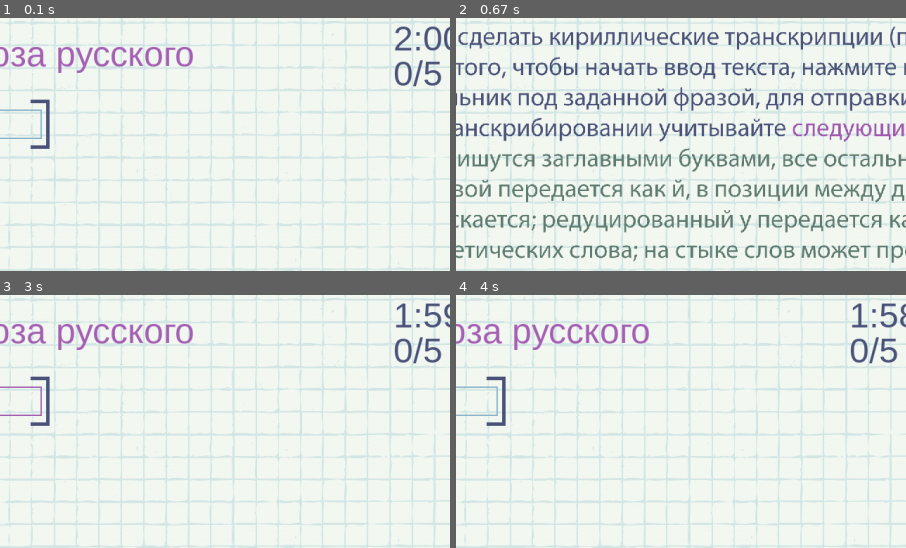
Above: before the commit, frames 1-4 (two rows, left to right).
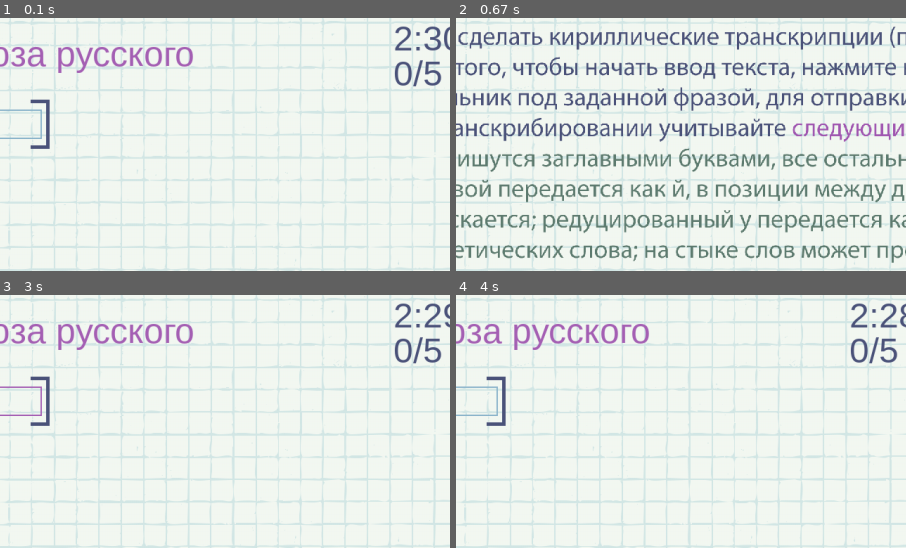
Above: after the commit, the same moments.

Repository: thevicsol/fickle-student-sim
Game: pygame game, started from transcriptgame.py
Two runs of this game, one before a commit and one after it. Both use one fixed random seed, a clock stepped at 60 frames per second and the inputs below.
Inputs (mouse positions are % of the whole screen's width and height, from its top left):
- Up to frame 1 (0.1 s): no input
- Up to frame 2 (0.67 s): click (7, 84) at 0.38 s
- Up to frame 3 (3 s): click (39, 28) at 0.72 s; click (7, 84) at 2.15 s; click (60, 72) at 2.48 s; click (39, 28) at 2.82 s
- Up to frame 4 (4 s): hold Left 3.1-3.63 s; click (65, 15) at 3.72 s
The pictures show only the part of the screen within x 42-92%, y 7-57%; the shares and areas given below are measured in that part.

The runs differ from the first frame. In frame 1, 0.1% of the frame differs, in the area x 94-99%, y 3-13%; in frame 2, nothing differs; in frame 3, 0.4%, in the area x 87-99%, y 3-14%; in frame 4, 0.4%.

Commit message:
добавлены комментарии

Diff:
--- a/transcriptgame.py
+++ b/transcriptgame.py
@@ -6,187 +6,182 @@
     screen = pygame.display.set_mode((1280, 720))
     background = pygame.transform.scale(pygame.image.load('sprites/minigamebg.png'), (1280, 720))
     background_rect = background.get_rect()
-    font = pygame.font.SysFont('Courier', 40)
-    mainfont = pygame.font.SysFont('Arial', 50)
+    font = pygame.font.SysFont('Courier', 40)  # шрифт вводимого текста
+    mainfont = pygame.font.SysFont('Arial', 50)  # шрифт всего остального текста
     clock = pygame.time.Clock()
-    input_box = pygame.Rect(400, 180, 150, 42)
+    input_box = pygame.Rect(400, 180, 150, 42)   # поле ввода текста
     sprites = pygame.sprite.Group()
-    manualgroup = pygame.sprite.Group()
-    lbracket = pygame.sprite.Sprite()
+    manualgroup = pygame.sprite.Group()  # группа спрайтов, в которую добавляется спрайт инструкции
+    lbracket = pygame.sprite.Sprite()  # левая скобка транскрипции
     lbracket.image = pygame.image.load("sprites/bracket.png")
     lbracket.rect = lbracket.image.get_rect()
     lbracket.rect.x = 389
     lbracket.rect.y = 166
     sprites.add(lbracket)
-    rbracket = pygame.sprite.Sprite()
+    rbracket = pygame.sprite.Sprite()  # правая скобка транскрипции
     rbracket.image = pygame.image.load("sprites/bracket.png")
     rbracket.image = pygame.transform.flip(rbracket.image, True, False)
     rbracket.rect = rbracket.image.get_rect()
     rbracket.rect.x = input_box.x + input_box.w - 16
     rbracket.rect.y = input_box.y - 14
     sprites.add(rbracket)
-    manualbutton = pygame.sprite.Sprite()
+    manualbutton = pygame.sprite.Sprite()  # кнопка открытия инструкции
     manualbutton.image = pygame.image.load("sprites/question.png")
     manualbutton.rect = manualbutton.image.get_rect()
     manualbutton.rect.x = 50
     manualbutton.rect.y = 570
     sprites.add(manualbutton)
 
-    color_inactive = pygame.Color('lightskyblue3')
-    color_active = (166, 97, 181)
+    color_inactive = pygame.Color('lightskyblue3')  # цвет поля ввода, когда оно неактивно
+    color_active = (166, 97, 181)  # когда активно
     color = color_inactive
-    active = False
-    text = ''
+    active = False  # активно ли поле ввода в данный момент
+    text = ''  # текст, который вводит игрок
     exit = True
-    alphabet = "abcdefghijklmnopqrstuvwxyzабвгдеёжзийклмнопрстуфхцчшщъыьэюя' "
-    cur_char = 0
-    completed = 0
-    cur_phrase = random.choice(list(examples.keys()))
-    cur_answer = examples[cur_phrase]
-    phrasestring = mainfont.render(cur_phrase, True, (166, 97, 181))
+    alphabet = "abcdefghijklmnopqrstuvwxyzабвгдеёжзийклмнопрстуфхцчшщъыьэюя' "  # допустимые для ввода знаки
+    cur_char = 0  # позиция в фразе, после которой печатается текст (изначально - начало слова)
+    completed = 0  # сколько фраз затранскрибировано
+    cur_phrase = random.choice(list(examples.keys()))  # фраза, которую надо затранскрибировать
+    cur_answer = examples[cur_phrase]  # то, как должна выглядеть транскрипция фразы
+    phrasestring = mainfont.render(cur_phrase, True, (166, 97, 181))  # отрисовка фразы
     phraserect = phrasestring.get_rect(center=(640, 100))
-    wrong = mainfont.render('', True, (166, 97, 181))
+    wrong = mainfont.render('', True, (166, 97, 181))  # надпись правильно/неправильно
     wrong_rect = wrong.get_rect()
     wrong_rect.x = 470
     wrong_rect.y = 250
-    counter = mainfont.render(str(completed) + '/5', True, (76, 84, 123))
+    counter = mainfont.render(str(completed) + '/5', True, (76, 84, 123))  # счетчик затранскрибированных фраз
     countrect = phrasestring.get_rect()
     countrect.x = 1100
     countrect.y = 100
-    timeleft = 120
-    showtime = str(timeleft // 60) + ':' + str(timeleft % 60)
-    if showtime[-2:] == ':0':
+    timeleft = 150  # сколько осталось секунд
+    showtime = str(timeleft // 60) + ':' + str(timeleft % 60)  # оставшееся время в формате мм:сс
+    if showtime[-2:] == ':0':  # добавление нужных нулей где их нет
         showtime = showtime + '0'
     elif showtime[-2] == ':':
         showtime = showtime[:-1] + '0' + showtime[-1]
-    timer = mainfont.render(showtime, True, (76, 84, 123))
+    timer = mainfont.render(showtime, True, (76, 84, 123))  # таймер
     timerect = timer.get_rect()
     timerect.x = 1100
     timerect.y = 50
-    second = 0
-    pointer = 0
-    showpointer = True
-    showmessage = 0
-    manual = False
-    finished = False
+    second = 0  # счетчик, считающий проход секунды
+    pointer = 0  # как часто мигает текстовый курсор
+    showpointer = True  # виден ли сейчас курсор
+    showmessage = 0  # счетчик, сколько показывается сообщение правильно/неправильно
+    manual = False  # открыта ли инструкция
+    finished = False  # закончена ли игра
 
     while exit:
         for event in pygame.event.get():
             if event.type == pygame.QUIT:
                 exit = False
             if event.type == pygame.MOUSEBUTTONDOWN:
-                # If the user clicked on the input_box rect.
-                if input_box.collidepoint(event.pos):
-                    # Toggle the active variable.
-                    active = not active
+                if input_box.collidepoint(event.pos):  # проверяется, нажал ли игрок на поле ввода текста
+                    active = not active  # если нажал, ввод активируется
                 else:
                     active = False
-                # Change the current color of the input box.
-                if manualbutton.rect.collidepoint(event.pos):
-                    manual = not manual
-                    if manual:
-                        manualbutton.image = pygame.image.load("sprites/back.png")
-                        manualimg = pygame.sprite.Sprite()
+                if manualbutton.rect.collidepoint(event.pos):  # если нажимается кнопка открытия/закрытия инструкции
+                    manual = not manual  # инструкция открывается, если не открыта, и закрывается, если открыта
+                    if manual:  # если открывается
+                        manualbutton.image = pygame.image.load("sprites/back.png")  # меняется иконка кнопки
+                        manualimg = pygame.sprite.Sprite()  # показывается инструкция поверх элементов игры
                         manualimg.image = pygame.transform.scale(pygame.image.load("sprites/transcribemanual.png"),
                                                                  (1280, 720))
                         manualimg.rect = manualimg.image.get_rect()
                         manualimg.rect.x = 0
                         manualimg.rect.y = 0
                         manualgroup.add(manualimg)
-                        manualgroup.add(manualbutton)
-                    else:
+                        manualgroup.add(manualbutton)  # группа спрайтов, показывающихся при открытой инструкции
+                    else:  # если закрывается
                         manualbutton.image = pygame.image.load("sprites/question.png")
-                        manualgroup.empty()
+                        manualgroup.empty()  # при закрытии инструкции меняется иконка кнопки и удаляется инструкция
                 if active:
-                    color = color_active
+                    color = color_active  # смена цвета поля ввода
                 else:
                     color = color_inactive
-            if not manual:
+            if not manual:  # если инструкция не открыта
                 if event.type == pygame.KEYDOWN:
                     if event.key == pygame.K_ESCAPE:
                         exit = False
                     if active:
-                        if event.key == pygame.K_RETURN:
-                            if text.strip() == cur_answer:
-                                cur_phrase = random.choice(list(examples.keys()))
+                        if event.key == pygame.K_RETURN:  # отправка ответа
+                            if text.strip() == cur_answer:  # если ответ правильный
+                                cur_phrase = random.choice(list(examples.keys()))  # выбор новой фразы
                                 cur_answer = examples[cur_phrase]
-                                phrasestring = mainfont.render(cur_phrase, True, (166, 97, 181))
-                                completed = completed + 1
-                                if completed == 5:
+                                phrasestring = mainfont.render(cur_phrase, True, (166, 97, 181))   # отрисовка новой фра
+                                completed = completed + 1  # обновление счетчика выполненных транскрипций
+                                if completed == 5:  # если сделаны все 5 транскрипций, игра завершается
                                     finished = True
-                                counter = mainfont.render(str(completed) + '/5', True, (76, 84, 123))
-                                text = ''
+                                counter = mainfont.render(str(completed) + '/5', True, (76, 84, 123))  # обновл. счетчик
+                                text = ''  # набранный текст стирается
                                 cur_char = 0
-                                showmessage = 40
+                                showmessage = 40  # столько показывается надпись правильно
                                 wrong = mainfont.render('Правильно!', True, (95, 125, 112))
                                 wrong_rect = wrong.get_rect(center=(640, 320))
                             else:
-                                showmessage = 40
+                                showmessage = 40  # столько показывается надпись неправильно
                                 wrong = mainfont.render('Неправильно', True, (187, 48, 84))
                                 wrong_rect = wrong.get_rect(center=(640, 320))
                                 screen.blit(wrong, wrong_rect)
-                        elif event.key == pygame.K_BACKSPACE:
-                            if cur_char != 0:
+                        elif event.key == pygame.K_BACKSPACE:  # стирание символов
+                            if cur_char != 0:  # если позиция ввода - начало фразы, стирать нечего, иначе стирается
                                 text = text[:cur_char - 1] + text[cur_char:]
                                 cur_char = cur_char - 1
-                        elif event.key == pygame.K_LEFT:
+                        elif event.key == pygame.K_LEFT:  # перемещение влево по введенной фразе
                             if cur_char != 0:
                                 cur_char = cur_char - 1
-                        elif event.key == pygame.K_RIGHT:
+                        elif event.key == pygame.K_RIGHT:  # вправо
                             if cur_char != len(text):
                                 cur_char = cur_char + 1
-                        elif event.unicode.lower() in alphabet and event.unicode != '':
+                        elif event.unicode.lower() in alphabet and event.unicode != '':  # ввод букв
                             text = text[:cur_char] + event.unicode + text[cur_char:]
                             cur_char = cur_char + 1
-        if manual:
+        if manual:  # отрисовка инструкции
             active = False
             manualgroup.draw(screen)
-        elif not finished:
-            second = second + 1
-            if second == 40:
+        elif not finished:  # если не инструкция и игра не завершена
+            second = second + 1  # каждые сорок кадров сменяется секунда (это прописано в клок тике)
+            if second == 40:  # прошло 40 кадров, сменилась секунда, осталось на секунду меньше времени
                 second = 0
                 timeleft = timeleft - 1
-                showtime = str(timeleft // 60) + ':' + str(timeleft % 60)
+                showtime = str(timeleft // 60) + ':' + str(timeleft % 60)  # обновление таймера
                 if showtime[-2:] == ':0':
                     showtime = showtime + '0'
                 elif showtime[-2] == ':':
                     showtime = showtime[:-1] + '0' + showtime[-1]
                 timer = mainfont.render(showtime, True, (76, 84, 123))
-                if timeleft == 0:
+                if timeleft == 0:  # если времени не осталось, игра завершается
                     finished = True
             screen.fill((30, 30, 30))
-            # Render the current text.
+            # отрисовка текста
             txt_surface = font.render(text, True, color)
-            # Resize the box if the text is too long.
+            # если длина текста больше длины поля ввода текста, оно удлиняется
             width = max(200, txt_surface.get_width() + 10)
             input_box.w = width
             screen.blit(background, background_rect)
-            # Blit the text.
             screen.blit(txt_surface, (input_box.x + 2, input_box.y + 2))
-            # Blit the input_box rect.
             rbracket.rect.x = input_box.x + input_box.w - 16
             sprites.draw(screen)
             screen.blit(phrasestring, phraserect)
             screen.blit(timer, timerect)
             screen.blit(counter, countrect)
-            if active:
+            if active:  # мигание текстового курсора
                 pointer = pointer + 1
-            if pointer == 20:
+            if pointer == 20:  # он то отрисовывается, то нет
                 pointer = 0
                 showpointer = not showpointer
-            if showpointer:
+            if showpointer:  # отрисовка текстового курсора
                 pygame.draw.line(screen, color,
                                  [input_box.x + 24 * cur_char + 5, input_box.y + 5],
                                  [input_box.x + 24 * cur_char + 5, input_box.y + 35], 1)
-            if showmessage != 0:
+            if showmessage != 0:  # отрисовка надписи правильно/неправильно
                 screen.blit(wrong, wrong_rect)
                 showmessage = showmessage - 1
             pygame.draw.rect(screen, color, input_box, 2)
-        else:
-            if completed == 5:
+        else:  # если игра завершена
+            if completed == 5:  # если решены все 5 примеров
                 message = mainfont.render('Вы выполнили задание! Ваша оценка - 10', True, (95, 125, 112))
                 completed = -1
-            elif completed != -1:
+            elif completed != -1:  # если решены не все примеры
                 message = mainfont.render(f'Вы выполнили задание не полностью. Ваша оценка - {completed * 2}',
                                           True, (187, 48, 84))
                 completed = -1
@@ -197,13 +192,13 @@
         clock.tick(40)
 
 
-with open('data/orthogr2grams.txt', 'r', encoding='utf8') as f:
+with open('data/orthogr2grams.txt', 'r', encoding='utf8') as f:  # открытие файла с фразами
     orthogr = f.readlines()
-with open('data/transcr2grams.txt', 'r', encoding='utf8') as f:
+with open('data/transcr2grams.txt', 'r', encoding='utf8') as f:  # открытие файла с транскрипциями
     transcr = f.readlines()
 examples = {}
 for i in range(len(orthogr)):
-    examples[orthogr[i][:-1]] = transcr[i][:-1]
+    examples[orthogr[i][:-1]] = transcr[i][:-1]  # создается словарь, где фразам соответствуют транскрипции
 
 if __name__ == '__main__':
     pygame.init()
